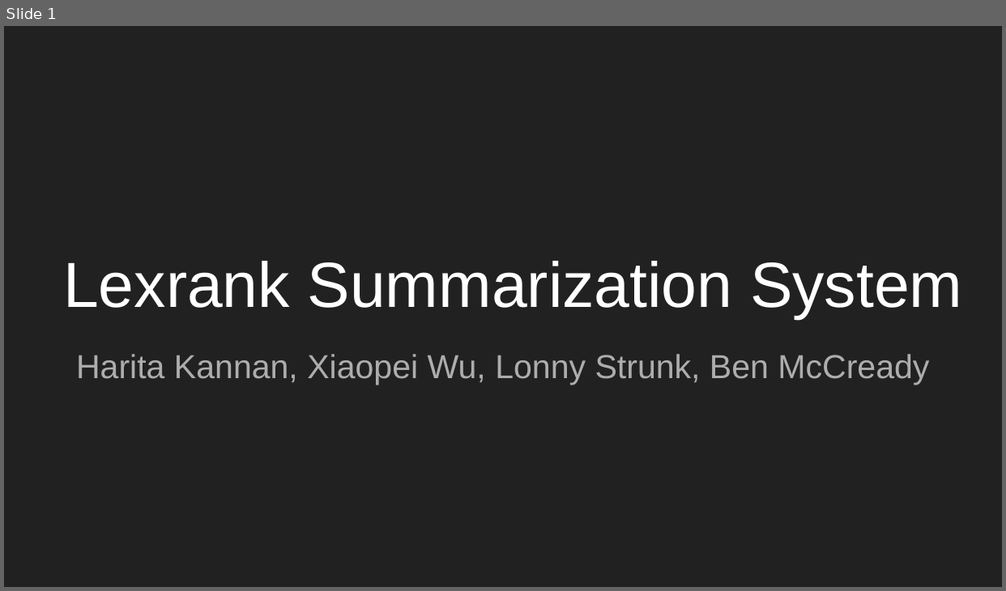
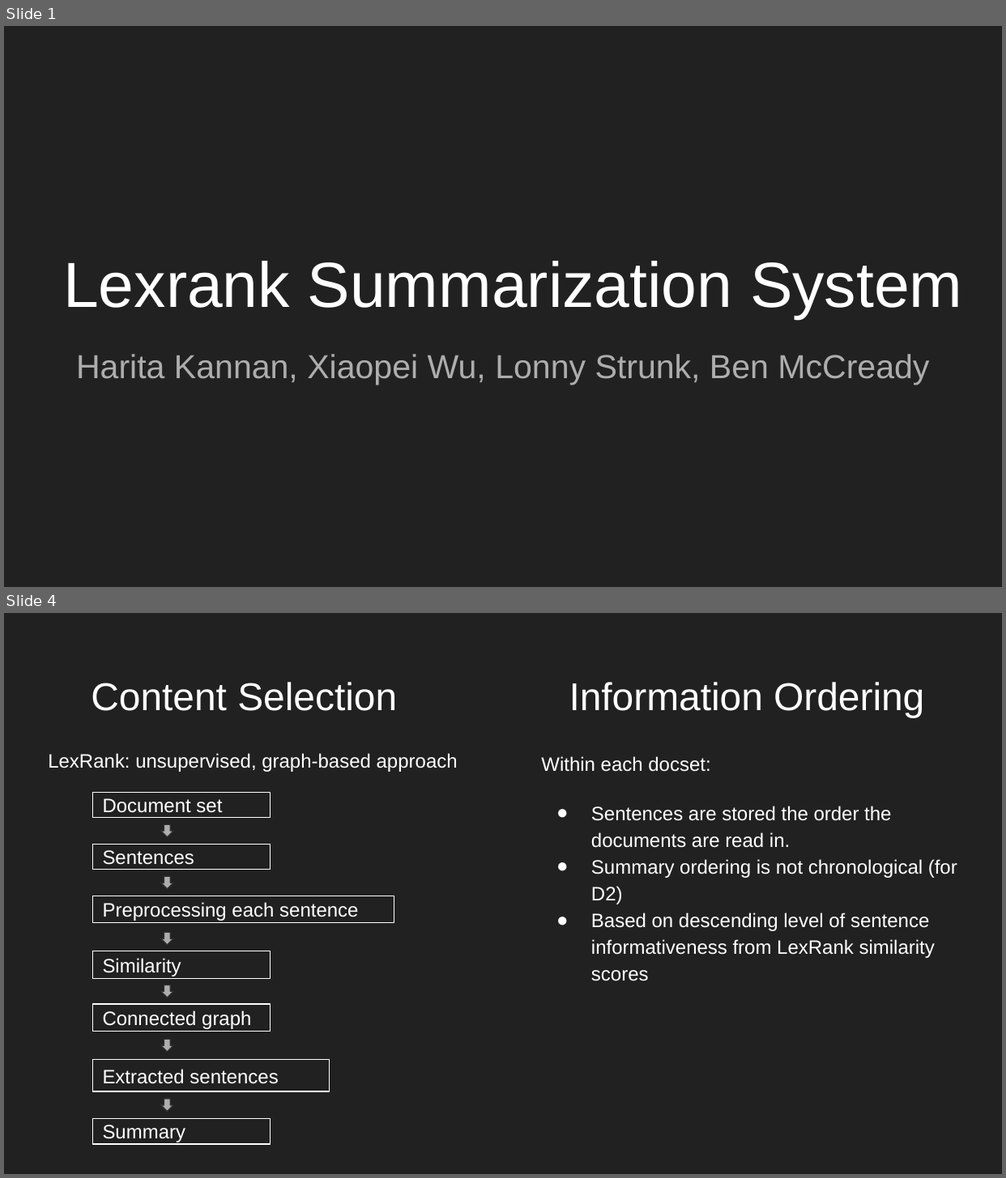
Before and after one commit to lonnystrunk/573-HXLB, a slide deck: doc/D2_presentation.pptx. Shown one above the other, each under a label of ours: slide 1 before the commit, slides 1 and 4 after it; the slides between them are not shown. The pictures are 1006x591 and 1006x1178 pixels, drawn with LibreOffice and Linux fonts; fonts in the diff are those of the drawing. Boxes give left, top, right and bottom in pixels: in the first picture for what was removed or moved away, otherwise in the second. Text is boxed around its words. In the diff, an @@ line names an element or a change of style, - is before the commit and + after.

Commit message:
finished presentation slides

```diff
--- a/doc/D2_presentation.pptx
+++ b/doc/D2_presentation.pptx
@@ slide 4 added at [4,613,1002,1174], background #212121 @@
@@ title added at [91,682,924,717], 28 pt, text #FFFFFF @@
+Content Selection Information Ordering
@@ text added at [48,753,458,772], 14 pt, text #FFFFFF @@
+LexRank: unsupervised, graph-based approach
@@ text added at [541,756,957,982], 14 pt, text #FFFFFF @@
+Within each docset:
+● Sentences are stored the order the documents are read in.
+● Summary ordering is not chronological (for D2)
+● Based on descending level of sentence informativeness from LexRank similarity scores
@@ rectangle added at [93,793,270,819], outline #FFFFFF 0.75 pt, 14 pt, text #FFFFFF @@
+Document set
@@ down arrow added at [160,824,172,837], fill #ADADAD, outline #303030 0.75 pt @@
@@ rectangle added at [93,844,270,870], outline #FFFFFF 0.75 pt, 14 pt, text #FFFFFF @@
+Sentences
@@ down arrow added at [160,876,172,889], fill #ADADAD, outline #303030 0.75 pt @@
@@ rectangle added at [93,896,394,922], outline #FFFFFF 0.75 pt, 14 pt, text #FFFFFF @@
+Preprocessing each sentence
@@ rectangle added at [93,952,270,978], outline #FFFFFF 0.75 pt, 14 pt, text #FFFFFF @@
+Similarity
@@ down arrow added at [160,932,172,945], fill #ADADAD, outline #303030 0.75 pt @@
@@ down arrow added at [160,986,172,999], fill #ADADAD, outline #303030 0.75 pt @@
@@ rectangle added at [93,1004,270,1031], outline #FFFFFF 0.75 pt, 14 pt, text #FFFFFF @@
+Connected graph
@@ down arrow added at [160,1039,172,1052], fill #ADADAD, outline #303030 0.75 pt @@
@@ rectangle added at [93,1060,330,1092], outline #FFFFFF 0.75 pt, 14 pt, text #FFFFFF @@
+Extracted sentences
@@ rectangle added at [93,1119,270,1145], outline #FFFFFF 0.75 pt, 14 pt, text #FFFFFF @@
+Summary
@@ down arrow added at [160,1099,172,1112], fill #ADADAD, outline #303030 0.75 pt @@
```
Also in this commit, not shown: 1 slide changed, 5 other slides added, 3 slides removed.
